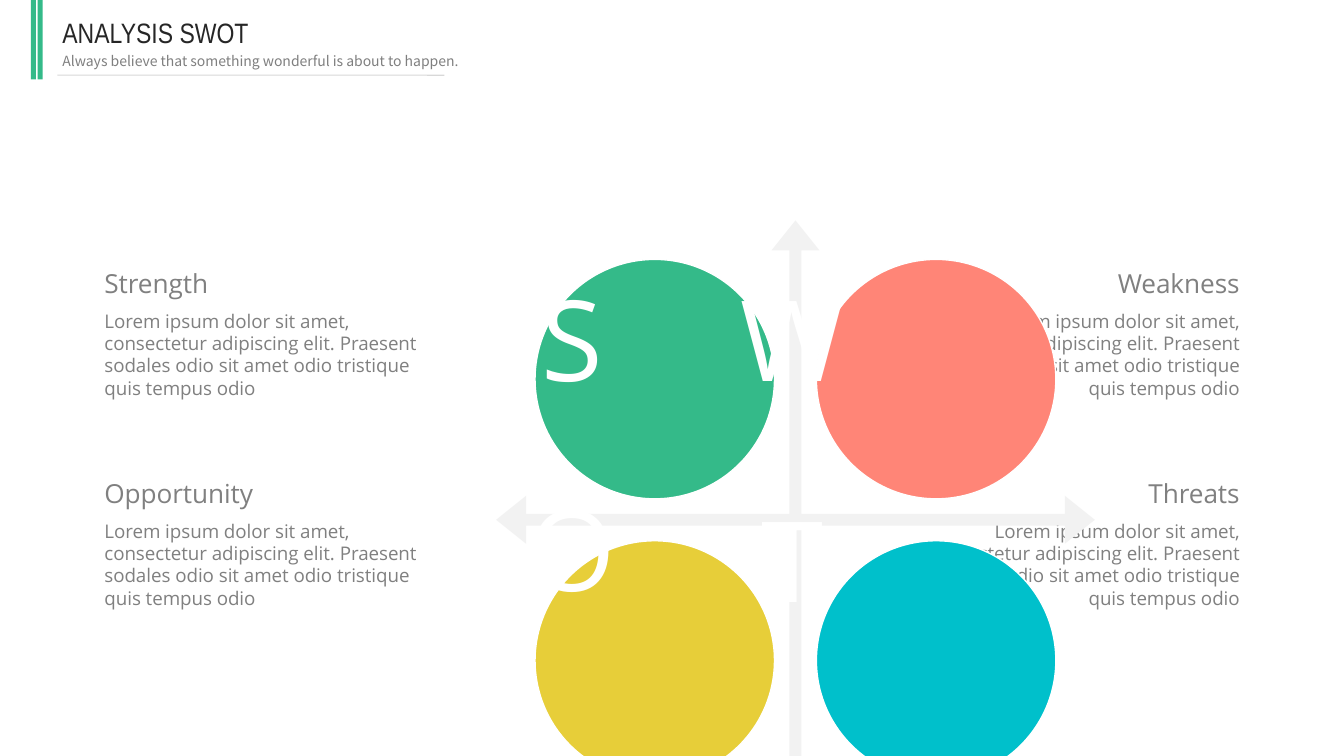
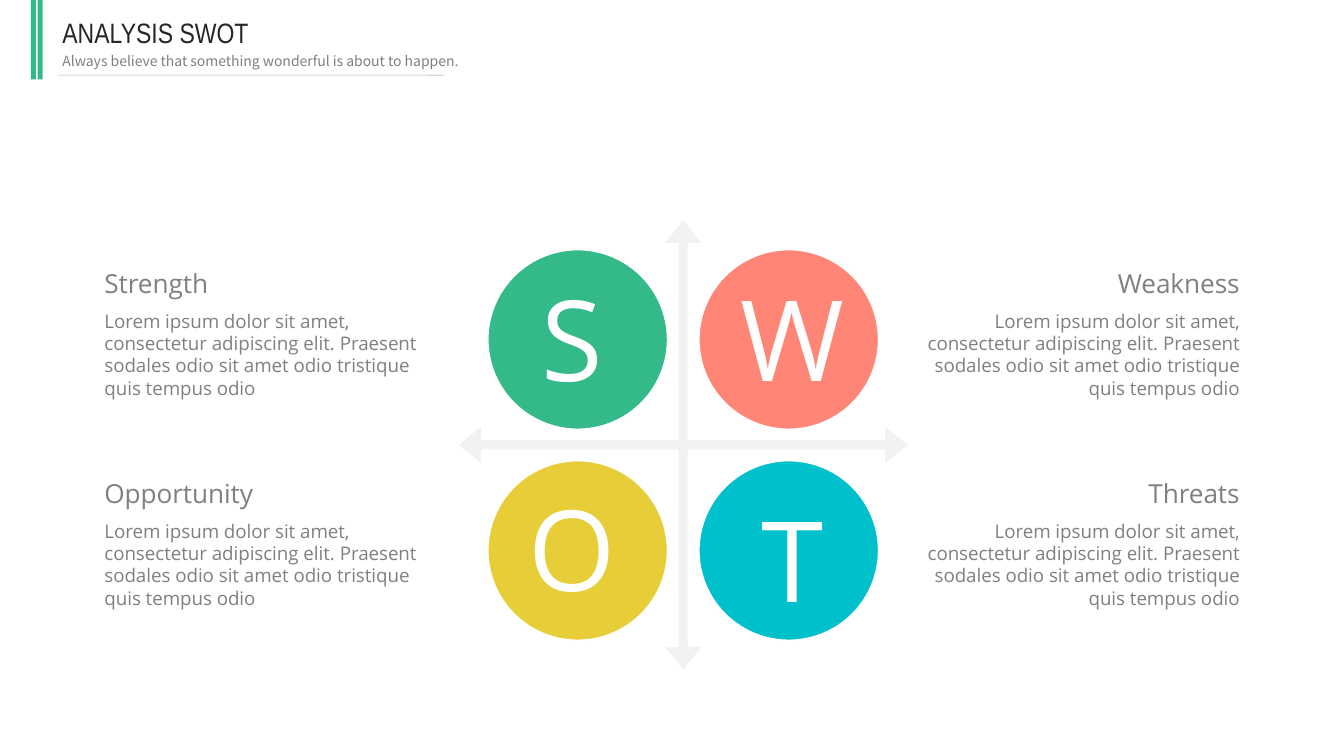
Before and after one commit to hatlonely/hatlonely, a slide deck: slide 13 of resource/ppt模板/五色扁平化激情活力大气商务ppt模板.pptx. Drawn at 1344x756 pixels with LibreOffice and Linux fonts; fonts in the diff are those of the drawing. Boxes give left, top, right and bottom in pixels: in the first picture for what was removed or moved away, otherwise in the second. Text is boxed around its words. In the diff, an @@ line names an element or a change of style, - is before the commit and + after.

```diff
--- a/resource/ppt模板/五色扁平化激情活力大气商务ppt模板.pptx
+++ b/resource/ppt模板/五色扁平化激情活力大气商务ppt模板.pptx
@@ quad arrow resized from (x1=496, y1=221, x2=1095, y2=756) to (x1=459, y1=221, x2=907, y2=669) @@
@@ ellipse resized from (x1=535, y1=259, x2=775, y2=499) to (x1=488, y1=250, x2=667, y2=430) @@
@@ ellipse resized from (x1=817, y1=259, x2=1057, y2=499) to (x1=699, y1=250, x2=878, y2=430) @@
@@ ellipse resized from (x1=535, y1=540, x2=775, y2=756) to (x1=488, y1=461, x2=667, y2=640) @@
@@ ellipse resized from (x1=817, y1=540, x2=1057, y2=756) to (x1=699, y1=461, x2=878, y2=640) @@
```
Also in this commit, not shown: 1 other slide changed, 6 slides removed, 3 other files.
